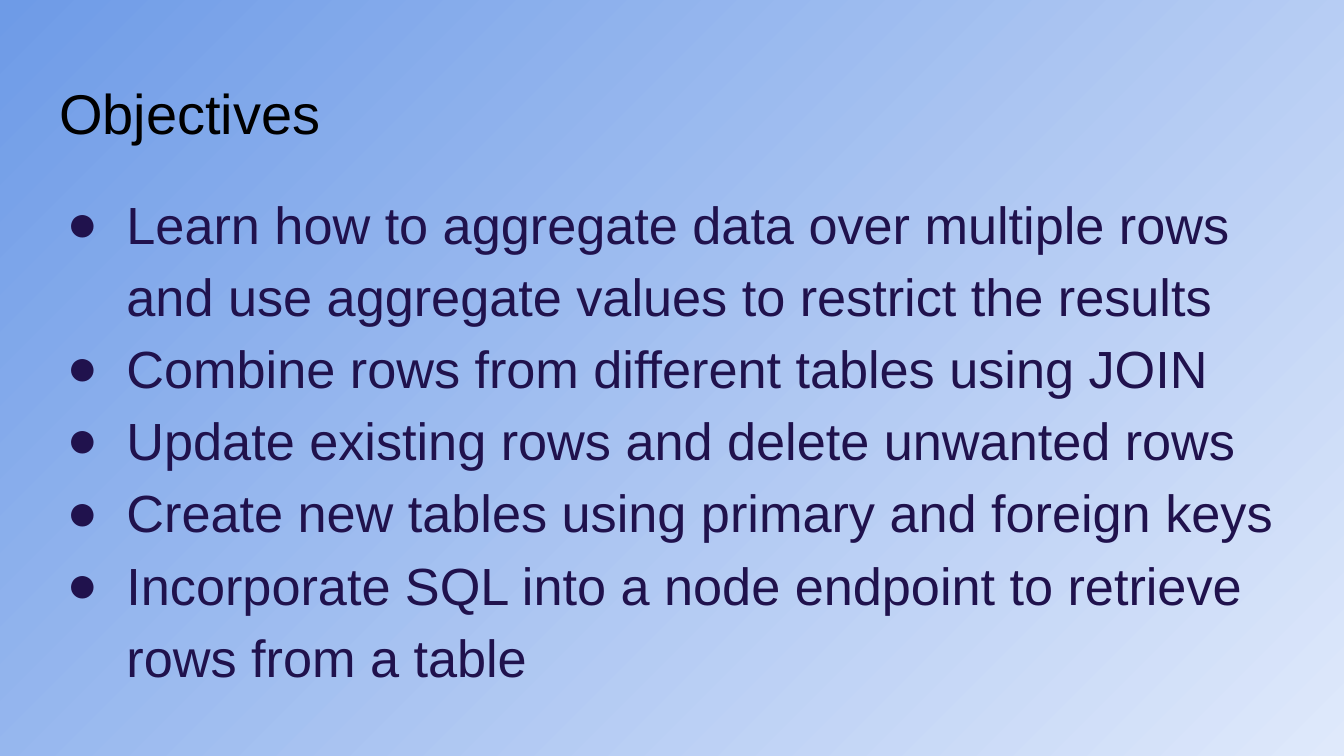
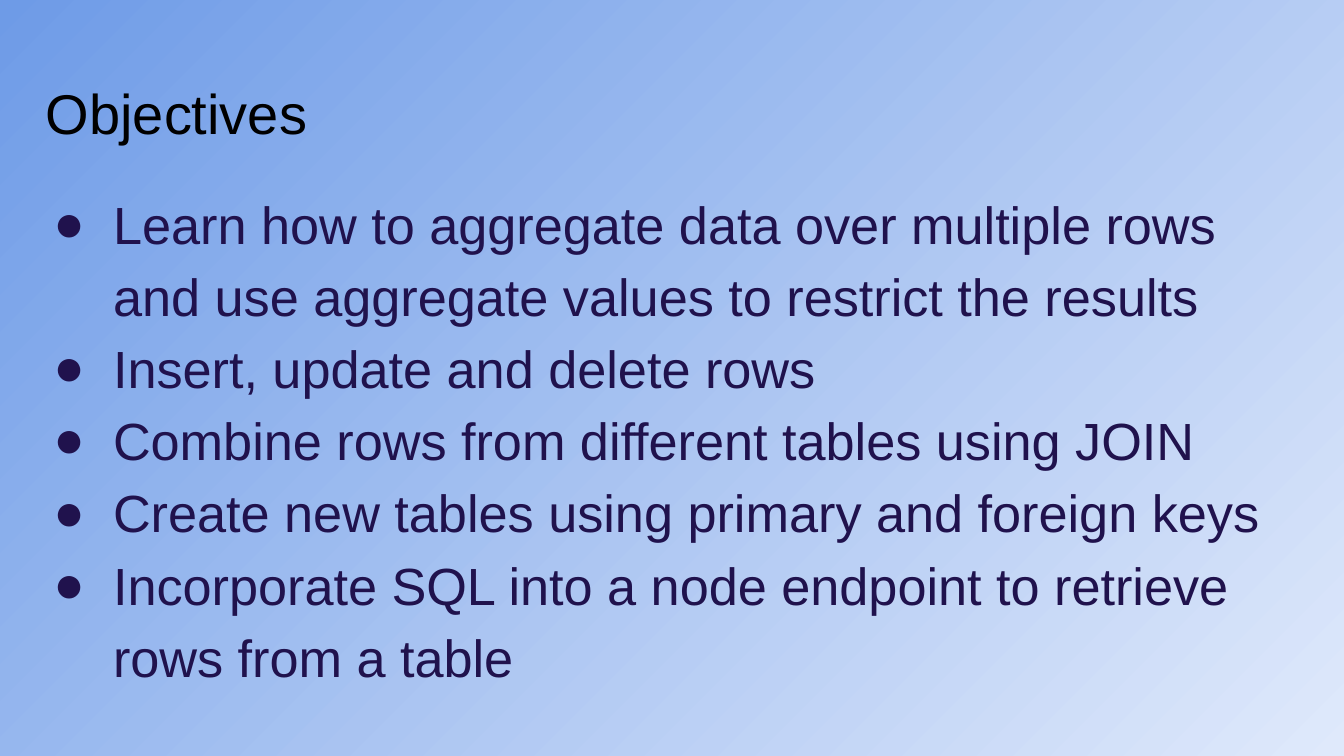
Before and after one commit to CodeYourFuture/syllabus, a slide deck: slide 2 of docs/db/db_b/week-2/CYF_DB_2.pptx. Drawn at 1344x756 pixels with LibreOffice and Linux fonts; fonts in the diff are those of the drawing. Boxes give left, top, right and bottom in pixels: in the first picture for what was removed or moved away, otherwise in the second. Text is boxed around its words. In the diff, an @@ line names an element or a change of style, - is before the commit and + after.

```diff
--- a/docs/db/db_b/week-2/CYF_DB_2.pptx
+++ b/docs/db/db_b/week-2/CYF_DB_2.pptx
@@ title "Objectives" moved from (x1=59, y1=93, x2=320, y2=144) to (x1=46, y1=93, x2=307, y2=144) @@
@@ text at (x1=113, y1=350, x2=815, y2=398): paragraph added @@
+● Insert, update and delete rows
@@ text at (x1=126, y1=422, x2=1235, y2=470): paragraph removed @@
-● Update existing rows and delete unwanted rows
```
Also in this commit, not shown: 23 other slides changed, 4 slides added, 2 other files.
